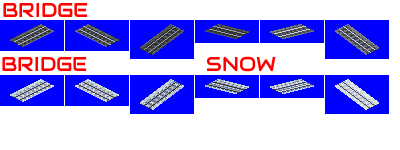
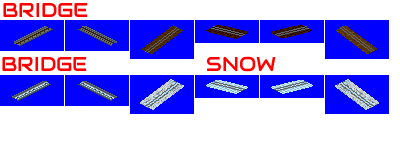
Before/after of a w=400, h=150 layered artwork. What changed in the layer stack:
removed layer "BRIDGE NORMAL" over [10, 24, 379, 55]
added layer "FEVE" above "ELRL" over [10, 24, 379, 110]
added layer "ELRL" above "RAIL" over [10, 24, 379, 110]
added layer "RAIL" above "RAVE" over [10, 24, 379, 110]
renamed "BRIDGE SNOW" to "RAVE", painted on it over [10, 24, 379, 110]
